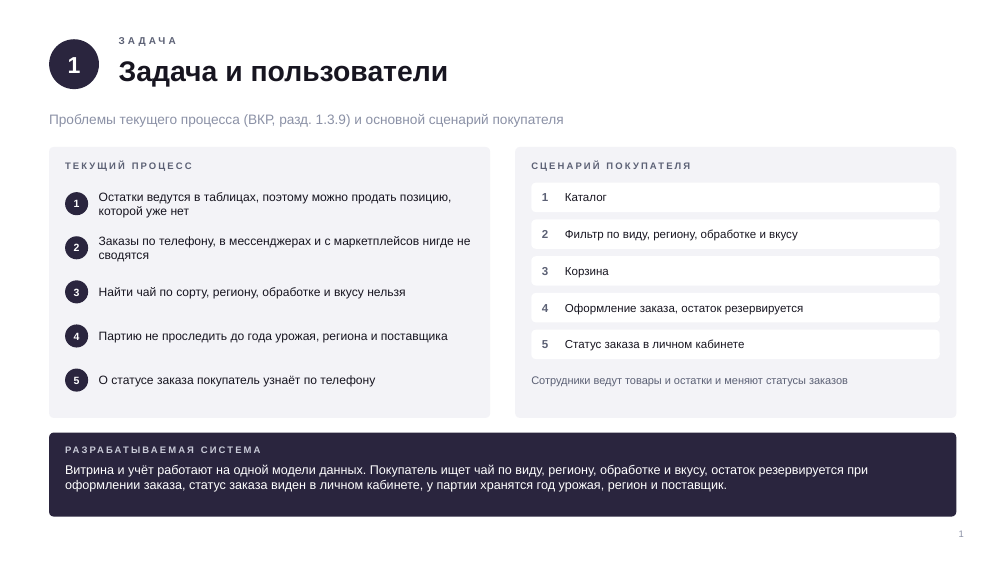
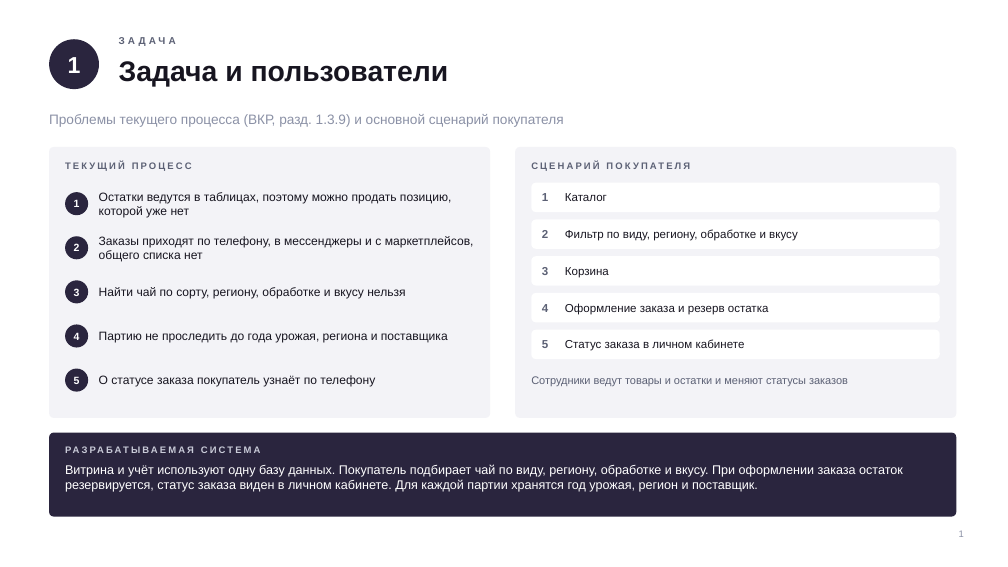
Before and after one commit to vfirsov/vfirsov-vr22-vkr, a slide deck: slide 2 of docs/Сравнение с аналогами — презентация.pptx. Drawn at 1008x567 pixels with LibreOffice and Linux fonts; fonts in the diff are those of the drawing; background and template pictures are left out. Boxes give left, top, right and bottom in pixels: in the first picture for what was removed or moved away, otherwise in the second. Text is boxed around its words. In the diff, an @@ line names an element or a change of style, - is before the commit and + after.

```diff
--- a/docs/Сравнение с аналогами — презентация.pptx
+++ b/docs/Сравнение с аналогами — презентация.pptx
@@ text at [99,236,474,262]: text changed @@
-Заказы по телефону, в мессенджерах и с маркетплейсов нигде не сводятся
+Заказы приходят по телефону, в мессенджеры и с маркетплейсов, общего списка нет
@@ text at [565,303,769,315]: text changed @@
-Оформление заказа, остаток резервируется
+Оформление заказа и резерв остатка
@@ text at [65,464,903,492]: text changed @@
-Витрина и учёт работают на одной модели данных. Покупатель ищет чай по виду, региону, обработке и вкусу, остаток резервируется при оформлении заказа, статус заказа виден в личном кабинете, у партии хранятся год урожая, регион и поставщик.
+Витрина и учёт используют одну базу данных. Покупатель подбирает чай по виду, региону, обработке и вкусу. При оформлении заказа остаток резервируется, статус заказа виден в личном кабинете. Для каждой партии хранятся год урожая, регион и поставщик.
```
Also in this commit, not shown: 8 other slides changed, 3 slides removed, 3 other files.
